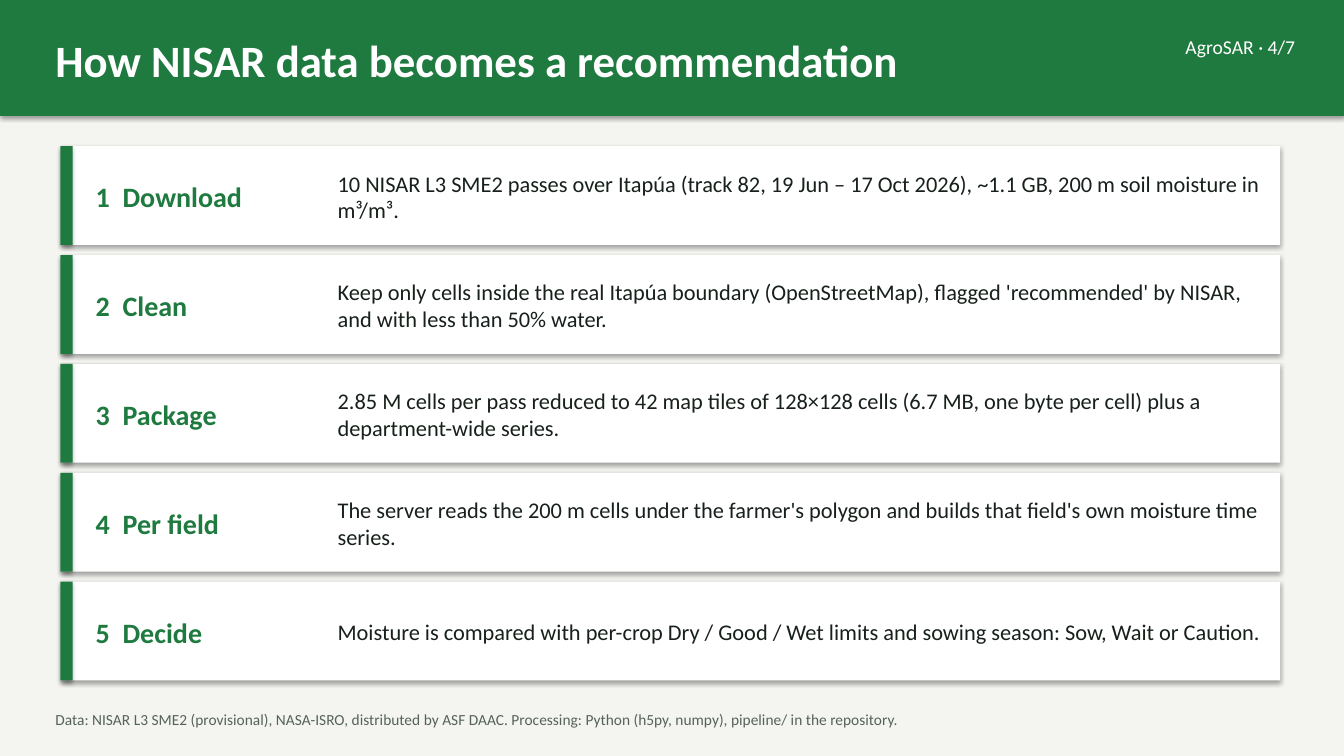
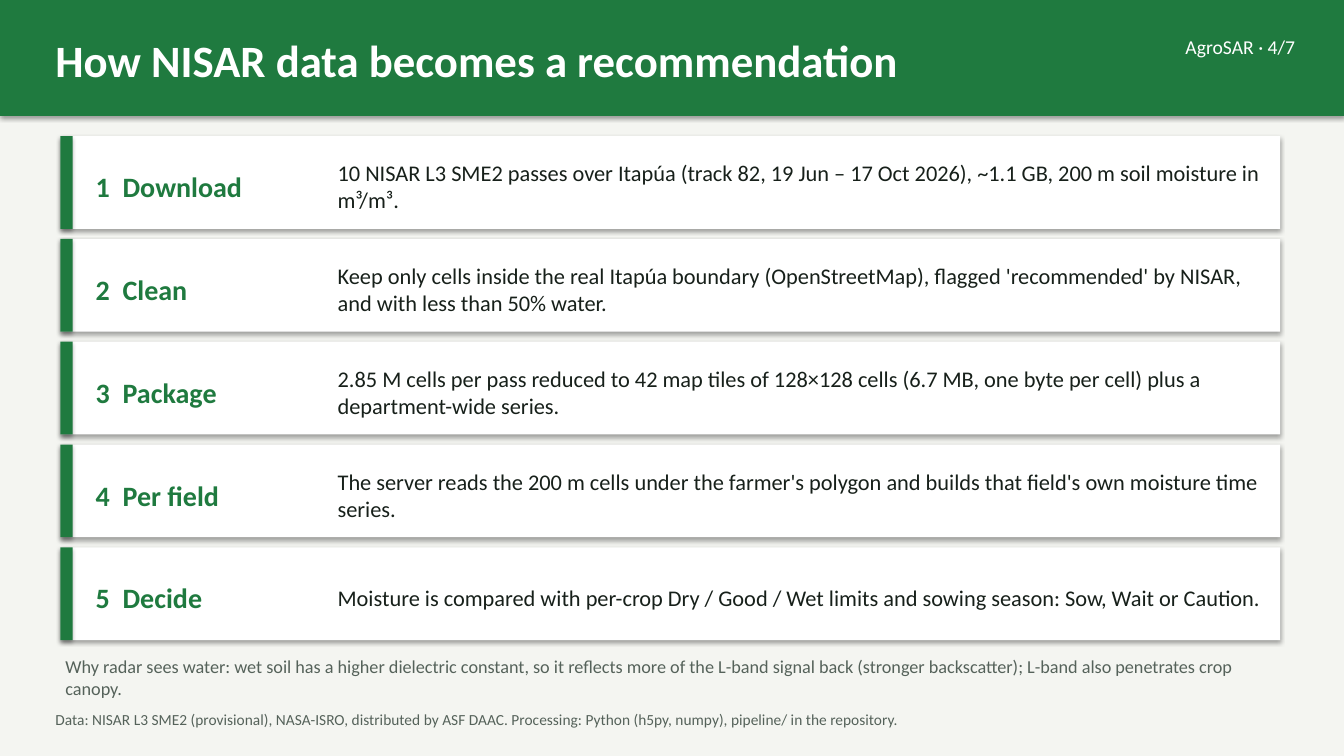
Before and after one commit to Grupo-Nova-Software/AgroSAR, a slide deck: slide 4 of docs/entrega/AgroSAR_presentacion.pptx. Drawn at 1344x756 pixels with LibreOffice and Linux fonts; fonts in the diff are those of the drawing. Boxes give left, top, right and bottom in pixels: in the first picture for what was removed or moved away, otherwise in the second. Text is boxed around its words. In the diff, an @@ line names an element or a change of style, - is before the commit and + after.

```diff
--- a/docs/entrega/AgroSAR_presentacion.pptx
+++ b/docs/entrega/AgroSAR_presentacion.pptx
@@ rectangle: place and size @@
-rectangle at box(60, 146, 1280, 245)
+rectangle at box(60, 136, 1280, 229)
@@ rectangle: place and size @@
-rectangle at box(60, 146, 73, 245)
+rectangle at box(60, 136, 73, 229)
@@ text "1 Download": place and size @@
-text "1 Download" at box(96, 187, 242, 208)
+text "1 Download" at box(96, 177, 242, 198)
@@ text "10 NISAR L3 SME2 passes ...": place and size @@
-text "10 NISAR L3 SME2 passes ..." at box(338, 176, 1259, 219)
+text "10 NISAR L3 SME2 passes ..." at box(338, 165, 1259, 209)
@@ rectangle: place and size @@
-rectangle at box(60, 255, 1280, 354)
+rectangle at box(60, 239, 1280, 332)
@@ rectangle: place and size @@
-rectangle at box(60, 255, 73, 354)
+rectangle at box(60, 239, 73, 332)
@@ text "2 Clean": place and size @@
-text "2 Clean" at box(96, 296, 188, 316)
+text "2 Clean" at box(96, 280, 188, 300)
@@ text "Keep only cells inside the ...": place and size @@
-text "Keep only cells inside the ..." at box(338, 284, 1241, 327)
+text "Keep only cells inside the ..." at box(338, 268, 1241, 311)
@@ rectangle: place and size @@
-rectangle at box(60, 364, 1280, 463)
+rectangle at box(60, 342, 1280, 435)
@@ rectangle: place and size @@
-rectangle at box(60, 364, 73, 463)
+rectangle at box(60, 342, 73, 435)
@@ text "3 Package": place and size @@
-text "3 Package" at box(96, 405, 217, 430)
+text "3 Package" at box(96, 383, 217, 408)
@@ text "2.85 M cells per pass ...": place and size @@
-text "2.85 M cells per pass ..." at box(338, 393, 1201, 440)
+text "2.85 M cells per pass ..." at box(338, 371, 1201, 418)
@@ rectangle: place and size @@
-rectangle at box(60, 473, 1280, 572)
+rectangle at box(60, 445, 1280, 537)
@@ rectangle: place and size @@
-rectangle at box(60, 473, 73, 572)
+rectangle at box(60, 445, 73, 537)
@@ text "4 Per field": place and size @@
-text "4 Per field" at box(96, 514, 219, 535)
+text "4 Per field" at box(96, 486, 219, 507)
@@ text "The server reads the 200 ...": place and size @@
-text "The server reads the 200 ..." at box(338, 502, 1257, 545)
+text "The server reads the 200 ..." at box(338, 474, 1257, 517)
@@ rectangle: place and size @@
-rectangle at box(60, 582, 1280, 681)
+rectangle at box(60, 547, 1280, 640)
@@ rectangle: place and size @@
-rectangle at box(60, 582, 73, 681)
+rectangle at box(60, 547, 73, 640)
@@ text "5 Decide": place and size @@
-text "5 Decide" at box(96, 623, 203, 644)
+text "5 Decide" at box(96, 588, 203, 609)
@@ text "Moisture is compared with per-crop ...": place and size @@
-text "Moisture is compared with per-crop ..." at box(338, 624, 1260, 644)
+text "Moisture is compared with per-crop ..." at box(338, 590, 1260, 610)
@@ text added at box(65, 660, 1232, 698), 13 pt, text #55625A @@
+Why radar sees water: wet soil has a higher dielectric constant, so it reflects more of the L-band signal back (stronger backscatter); L-band also penetrates crop canopy.
```
Also in this commit, not shown: 1 other file.
